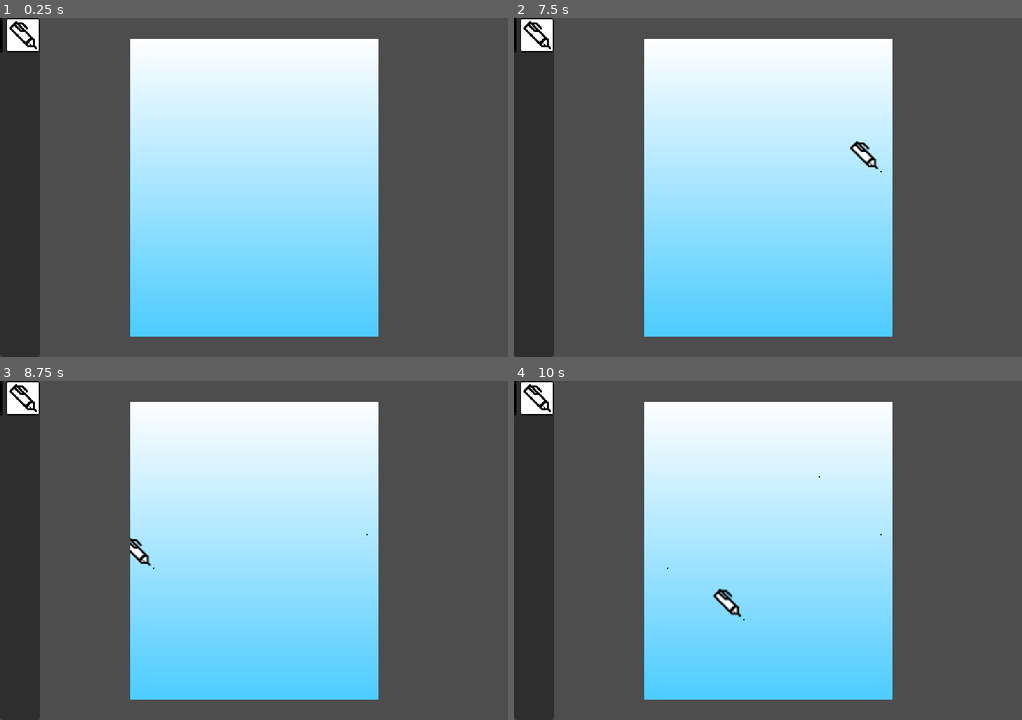
Above: before the commit, frames 1-4 (two rows, left to right).
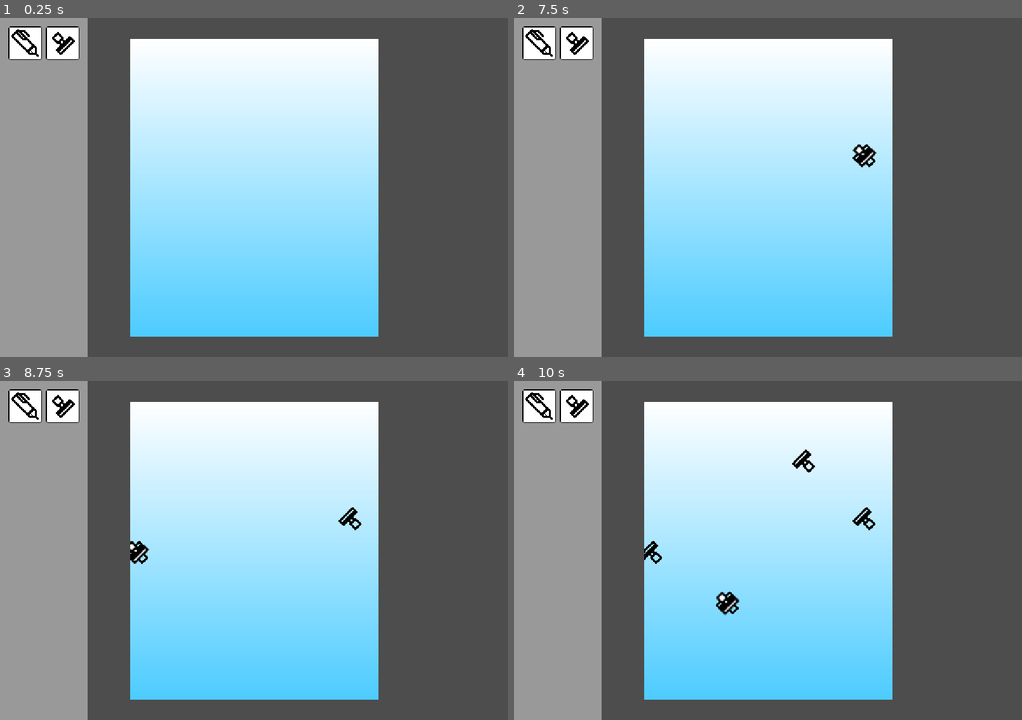
Above: after the commit, the same moments.

Repository: argonaut8/GGJ_2024
Game: Godot game, scene res://src/studio.tscn
The game is run twice, just before and just after one commit, with the same random seed, the same clock (stepped at 60 frames per second) and the same inputs.
Inputs (mouse positions are in pixels of both pictures, inside the frame that each line leads up to; where the layout moved, square brackets give the same spot in the first picture):
- Up to frame 1 (0.25 s): no input
- Up to frame 2 (7.5 s): click (539, 41) [514, 34] at 0.5 s; click (534, 34) at 1.27 s; click (574, 41) at 2.02 s; click (539, 41) [514, 34] at 2.75 s; click (534, 34) at 3.52 s; click (574, 41) at 4.27 s; click (539, 41) [514, 34] at 5 s; click (534, 34) at 5.77 s; click (574, 41) at 6.52 s; tap Enter at 7.25 s; move the mouse to (879, 170) at 7.27 s; click (879, 170) at 7.42 s
- Up to frame 3 (8.75 s): tap Space at 8 s; move the mouse to (152, 567) at 8.02 s; click (152, 567) at 8.17 s
- Up to frame 4 (10 s): tap Enter at 8.75 s; move the mouse to (818, 475) at 8.77 s; click (818, 475) at 8.92 s; tap Space at 9.5 s; move the mouse to (742, 618) at 9.52 s; click (742, 618) at 9.67 s

The runs differ from the first frame. In frame 1, 17% of the frame differs, in the area x 0-18%, y 0-100%; in frame 2, 17%; in frame 3, 17%; in frame 4, 18%, in the area x 0-73%, y 0-100%.

Commit message:
stamp tool

Diff:
--- a/src/gui/tool_box.gd
+++ b/src/gui/tool_box.gd
@@ -11,11 +11,10 @@
 
 func set_tool_buttons(tools: Array[Tool]) -> void:
 	for tool in tools:
-		if tool is Brush:
-			var tool_button_instance = tool_button.instantiate()
-			buttons_grid.add_child(tool_button_instance)
-			tool_button_instance.set_icon(tool)
-			tool_button_instance.pressed.connect(tool_button_pressed.bind(tool))
+		var tool_button_instance = tool_button.instantiate()
+		buttons_grid.add_child(tool_button_instance)
+		tool_button_instance.set_icon(tool)
+		tool_button_instance.pressed.connect(tool_button_pressed.bind(tool))
 
 func tool_button_pressed(tool: Tool) -> void:
 	SignalBus.tool_selected.emit(tool)
--- a/src/gui/tool_box.tscn
+++ b/src/gui/tool_box.tscn
@@ -1,13 +1,19 @@
 [gd_scene load_steps=3 format=3 uid="uid://deuvj8k4p6c5a"]
 
 [ext_resource type="Script" path="res://src/gui/tool_box.gd" id="1_trmd0"]
-[ext_resource type="PackedScene" uid="uid://bwhm0keqknvd8" path="res://src/gui/tool_button.tscn" id="2_p4kln"]
+
+[sub_resource type="StyleBoxFlat" id="StyleBoxFlat_okayo"]
+content_margin_left = 8.0
+content_margin_top = 8.0
+content_margin_right = 8.0
+content_margin_bottom = 8.0
 
 [node name="ToolBox" type="PanelContainer"]
 anchors_preset = 9
 anchor_bottom = 1.0
 grow_vertical = 2
 mouse_filter = 2
+theme_override_styles/panel = SubResource("StyleBoxFlat_okayo")
 script = ExtResource("1_trmd0")
 
 [node name="VBoxContainer" type="VBoxContainer" parent="."]
@@ -17,6 +23,3 @@
 unique_name_in_owner = true
 layout_mode = 2
 columns = 6
-
-[node name="ToolButton" parent="VBoxContainer/ButtonsGrid" instance=ExtResource("2_p4kln")]
-layout_mode = 2
--- a/src/gui/tool_button.gd
+++ b/src/gui/tool_button.gd
@@ -11,5 +11,4 @@
 	pass
 
 func set_icon(tool: Tool) -> void:
-	if tool is Brush:
-		icon = tool.sprite.texture
+	icon = tool.sprite.texture
--- a/src/studio.gd
+++ b/src/studio.gd
@@ -33,6 +33,7 @@
 	canvasSprite.texture = canvasTexture
 	var tools: Array[Tool] = []
 	tools.append(Brush.new(canvas))
+	tools.append(Stamp.new(canvas))
 	SignalBus.set_available_tools.emit(tools)
 
 # Called every frame. 'delta' is the elapsed time since the previous frame.
--- a/src/tools/brush.gd
+++ b/src/tools/brush.gd
@@ -22,13 +22,3 @@
 	elif event is InputEventMouseMotion and is_clicked:
 		edited_pixels.append(event.position.round() as Vector2i)
 		draw_pixels(edited_pixels)
-
-
-
-func draw_pixels(pixels: Array[Vector2i]) -> void:
-	var viewport_size = get_viewport_rect().size
-	for pixel in pixels:
-		if pixel.x >= 0 and pixel.x < viewport_size.x and pixel.y >= 0 and pixel.y < viewport_size.y:
-			canvas_ref.set_pixelv(pixel, Color.BLACK)
-			SignalBus.update_canvas.emit()
-	edited_pixels.clear()
--- /dev/null
+++ b/src/tools/stamp.gd
@@ -0,0 +1,21 @@
+class_name Stamp
+extends Tool
+
+var stamp_scale: float = 1
+
+func _init(canvas: Image) -> void:
+	super._init(canvas)
+	sprite.texture = load("res://assets/tools/button9.png")
+
+func _unhandled_input(event) -> void:
+	if event is InputEventMouseButton:
+		if event.get_button_index() == MOUSE_BUTTON_LEFT:
+			if event.pressed:
+				var image_size = sprite.texture.get_size()
+				for x in image_size.x:
+					for y in image_size.y:
+						var image_pixel = sprite.texture.get_image().get_pixel(x,y)
+						if image_pixel == Color.BLACK:
+							var pos: Vector2i = event.position - Vector2i(x,y)/stamp_scale
+							edited_pixels.append(pos)
+				draw_pixels(edited_pixels)
--- a/src/tools/tool.gd
+++ b/src/tools/tool.gd
@@ -12,3 +12,13 @@
 	add_child(sprite)
 	sprite.centered = false
 	sprite.offset = Vector2(-32, -32)
+
+
+
+func draw_pixels(pixels: Array[Vector2i]) -> void:
+	var viewport_size = get_viewport_rect().size
+	for pixel in pixels:
+		if pixel.x >= 0 and pixel.x < viewport_size.x and pixel.y >= 0 and pixel.y < viewport_size.y:
+			canvas_ref.set_pixelv(pixel, Color.BLACK)
+			SignalBus.update_canvas.emit()
+	edited_pixels.clear()
